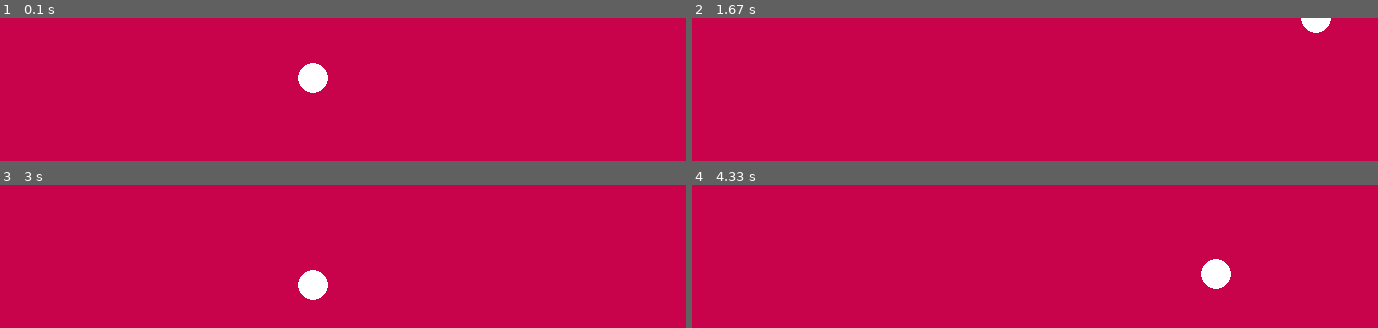
Above: before the commit, frames 1-4 (two rows, left to right).
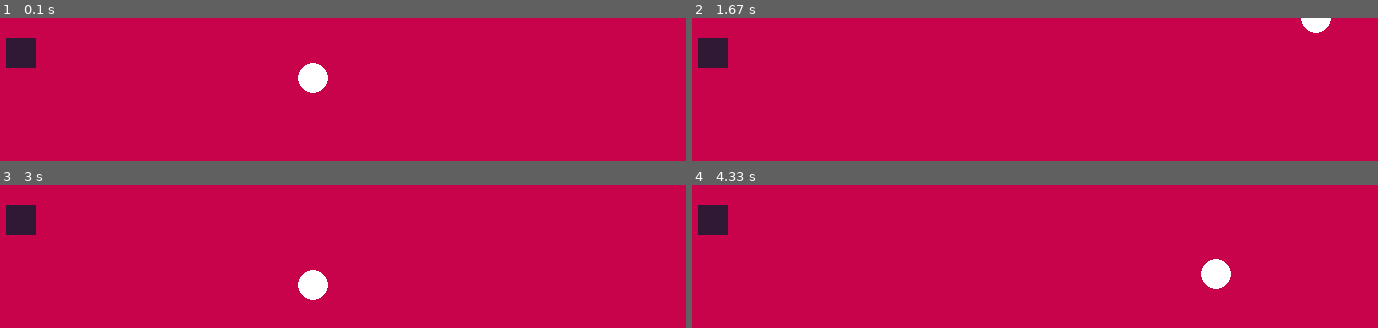
Above: after the commit, the same moments.

Repository: VarunM25/Varun_GameDesign
Game: pygame game, started from CircleEatsSquare.py
The game is run twice, just before and just after one commit, with the same random seed, the same clock (stepped at 60 frames per second) and the same inputs.
Inputs:
- Up to frame 1 (0.1 s): no input
- Up to frame 2 (1.67 s): hold Right 0.33-0.8 s; hold Up 0.83-1.13 s; hold Right 1.17-1.63 s
- Up to frame 3 (3 s): hold Left 1.67-2.2 s; hold Down 2.23-2.53 s; hold Left 2.57-2.97 s
- Up to frame 4 (4.33 s): hold Up 3-3.37 s; hold Right 3.4-4.03 s; hold Down from 4.07 s (still down)

The runs differ from the first frame. In frame 1, 0.9% of the frame differs, in the area x 0-6%, y 13-35%; in frame 2, 0.9%; in frame 3, 0.9%; in frame 4, 0.9%.

Commit message:
even NEWER stuff

Diff:
--- a/CircleEatsSquare.py
+++ b/CircleEatsSquare.py
@@ -56,7 +56,7 @@
     checkcolor = True
     while checkcolor:
         randColor=random.choice(list(colors))
-        if background == randColor:
+        if colors.get(randColor) == background:
             randColor=random.choice(list(colors))
         else:
             checkcolor = False
--- /dev/null
+++ b/Main Menu.py
@@ -0,0 +1,76 @@
+#Varun Mukund
+#3/23/22
+
+#main menu for the game, creating functions for menu
+import pygame, time
+
+pygame.init()
+
+#Variable
+WIDTH = 900
+HEIGHT = 900
+wb=30
+hb=30
+
+#lists for messages
+Menulist=['Instructions', 'Settings', 'Level 1', 'Level 2', 'Level 3', "Score Board", 'Exit']
+
+#Get color
+colors={'white':[255,255,255],'red':[255,0,0], 'orange' : [255,85,0], 'mag':[255,0,255], 'purple': [48,25,52], 'navy': [5,31,64], 'pink': [200,3,75], 'aqua' : [51,153,255], 'black': [0,0,0], 'mystery': [100,49,169], "mystery2" : [185, 23, 96]}
+background = colors.get('white')
+circlecolor=colors.get('orange')
+hb_color = colors.get ('orange')
+randColor = ''
+sq_color = colors.get ('black')
+#screen
+wind =pygame.display.set_mode((WIDTH,HEIGHT))
+pygame.display.set_caption('Main Menu')
+
+
+#Creating different types of fonts
+
+TITLE_FNT=pygame.font.SysFont('Impact', 70)
+MENU_FNT = pygame.font.SysFont('times new roman', 40)
+INSTRUCTIONS_FNT = pygame.font.SysFont('comicsans', 25)
+
+#Create Title
+text= TITLE_FNT.render('MENU', 1, (255,0,0))
+wind.fill((255,255,255))
+#get width of text
+#x value = WIDTH/2-wText/2
+xt=WIDTH/2-text.get_width()/2
+wind.blit(text,(xt,50))
+
+#Create first button
+
+
+#create square for menu
+xs = 50
+ys = 250
+square=pygame.Rect(xs,ys,wb,hb)
+txty=243
+for i in range(7):
+    message = Menulist[i]
+    text=MENU_FNT.render(message,1,(0,0,0))
+    wind.blit(text,(90,txty))
+    pygame.draw.rect(wind,sq_color,square)
+    square.y+=50
+    txty+=50
+pygame.display.update()
+pygame.time.delay(10000)
+
+
+# text= MENU_FNT.render('-Instructions:', 1, (0,255,0))
+# wind.blit(text,(20,100))
+# text= INSTRUCTIONS_FNT.render('--> This is a two player game', 1, (0,0,0))
+# wind.blit(text,(50,150))
+# text= INSTRUCTIONS_FNT.render('--> One person is the circle, the other is the square', 1, (0,0,0))
+# wind.blit(text,(50,200))
+# text= INSTRUCTIONS_FNT.render('--> Use the arrow keys to operate the circle', 1, (0,0,0))
+# wind.blit(text,(50,250))
+# text= INSTRUCTIONS_FNT.render('--> Use the keys W (up) A (left) S (down) D (right) to operate the square', 1, (0,0,0))
+# wind.blit(text,(50,300))
+# text= INSTRUCTIONS_FNT.render('--> The circle is trying to "eat" the square while the square runs away', 1, (0,0,0))
+# wind.blit(text,(50,350))
+# text= TITLE_FNT.render('Return to Main Menu', 1, (0,0,0))
+# wind.blit(text,(150,400))
--- a/learningfont.py
+++ b/learningfont.py
@@ -13,7 +13,7 @@
 INSTRUCTIONS_FNT = pygame.font.SysFont('comicsans', 25)
 text= TITLE_FNT.render('Circle Eats Square Game', 1, (255,0,0))
 wind.fill((255,255,255))
-wind.blit(text,(0,20))
+wind.blit(text,(125,20))
 text= MENU_FNT.render('-Instructions:', 1, (0,255,0))
 wind.blit(text,(20,100))
 text= INSTRUCTIONS_FNT.render('--> This is a two player game', 1, (0,0,0))
@@ -26,7 +26,7 @@
 wind.blit(text,(50,300))
 text= INSTRUCTIONS_FNT.render('--> The circle is trying to "eat" the square while the square runs away', 1, (0,0,0))
 wind.blit(text,(50,350))
-text= TITLE_FNT.render('HAVE FUN!!!', 1, (0,0,0))
-wind.blit(text,(250,400))
+text= TITLE_FNT.render('Return to Main Menu', 1, (0,0,0))
+wind.blit(text,(150,400))
 pygame.display.update()
 pygame.time.delay(10000)
